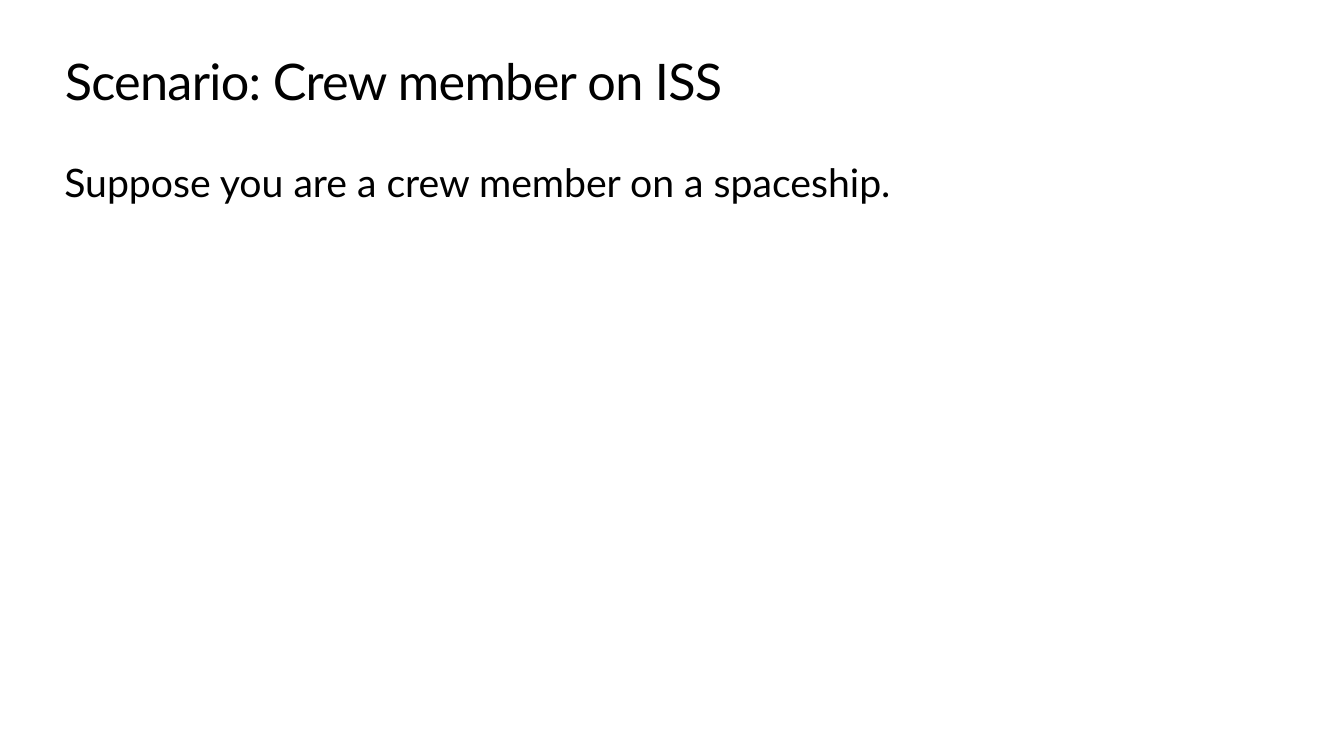
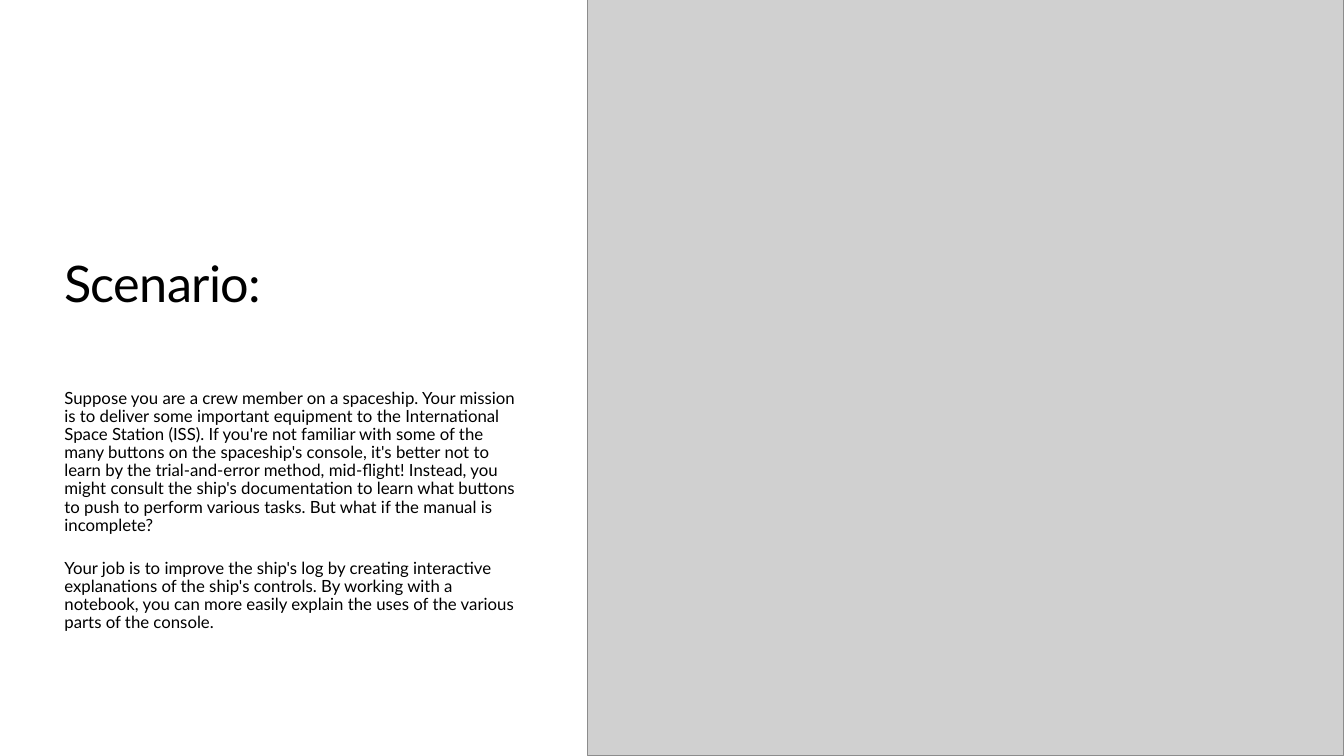
Before and after one commit to microsoft/workshop-library, a slide deck: slide 9 of intro-notebooks/slides.pptx. Drawn at 1344x756 pixels with LibreOffice and Linux fonts; fonts in the diff are those of the drawing; grey boxes stand for pictures; background and template pictures are left out. Boxes give left, top, right and bottom in pixels: in the first picture for what was removed or moved away, otherwise in the second. Text is boxed around its words. In the diff, an @@ line names an element or a change of style, - is before the commit and + after.

Commit message:
edits for slides

```diff
--- a/intro-notebooks/slides.pptx
+++ b/intro-notebooks/slides.pptx
@@ picture added at (x1=588, y1=0, x2=1344, y2=756) @@
@@ title "Scenario:" at (x1=64, y1=265, x2=260, y2=303): vertical alignment top to bottom @@
@@ title at (x1=64, y1=265, x2=260, y2=303): text changed @@
-Scenario: Crew member on ISS
+Scenario:
@@ text at (x1=64, y1=391, x2=515, y2=631): text changed; size 28 to 12 pt @@
-Suppose you are a crew member on a spaceship.
+Suppose you are a crew member on a spaceship. Your mission is to deliver some important equipment to the International Space Station (ISS). If you're not familiar with some of the many buttons on the spaceship's console, it's better not to learn by the trial-and-error method, mid-flight! Instead, you might consult the ship's documentation to learn what buttons to push to perform various tasks. But what if the manual is incomplete?
+Your job is to improve the ship's log by creating interactive explanations of the ship's controls. By working with a notebook, you can more easily explain the uses of the various parts of the console.
```
Also in this commit, not shown: 1 other slide changed.
